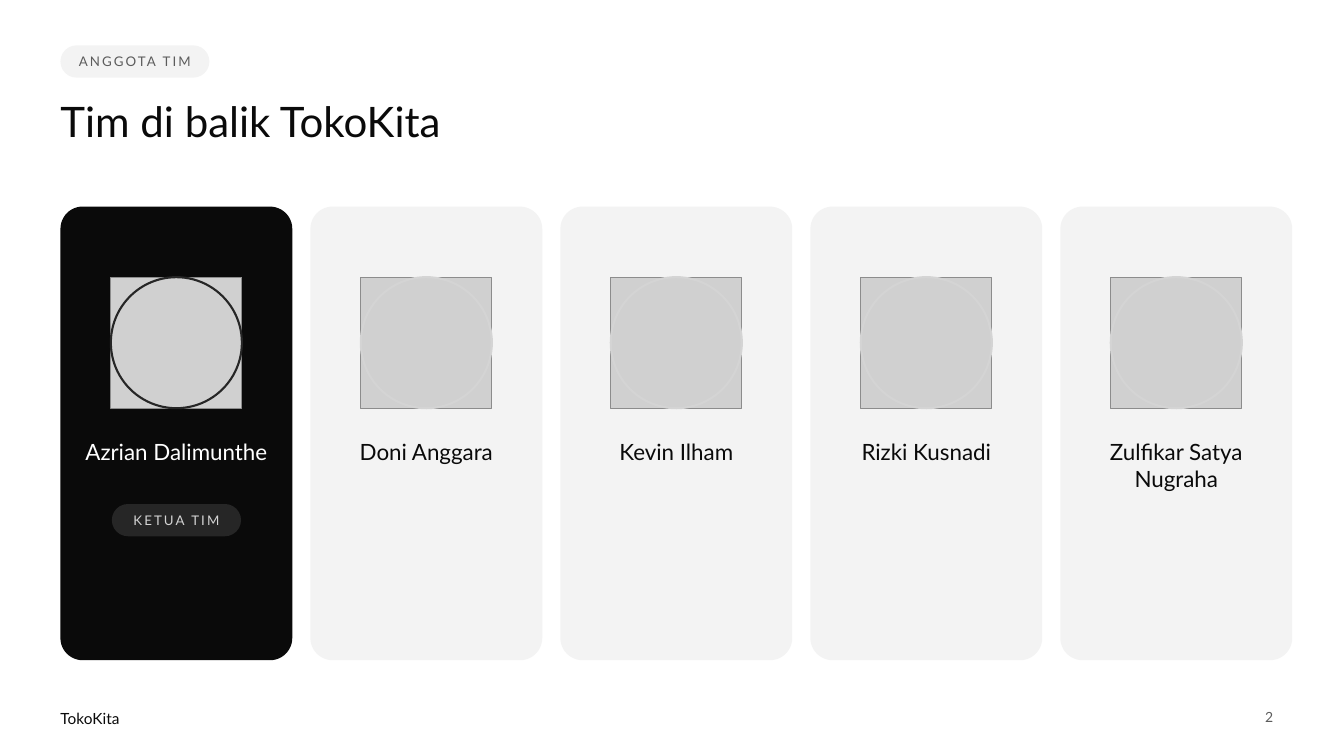
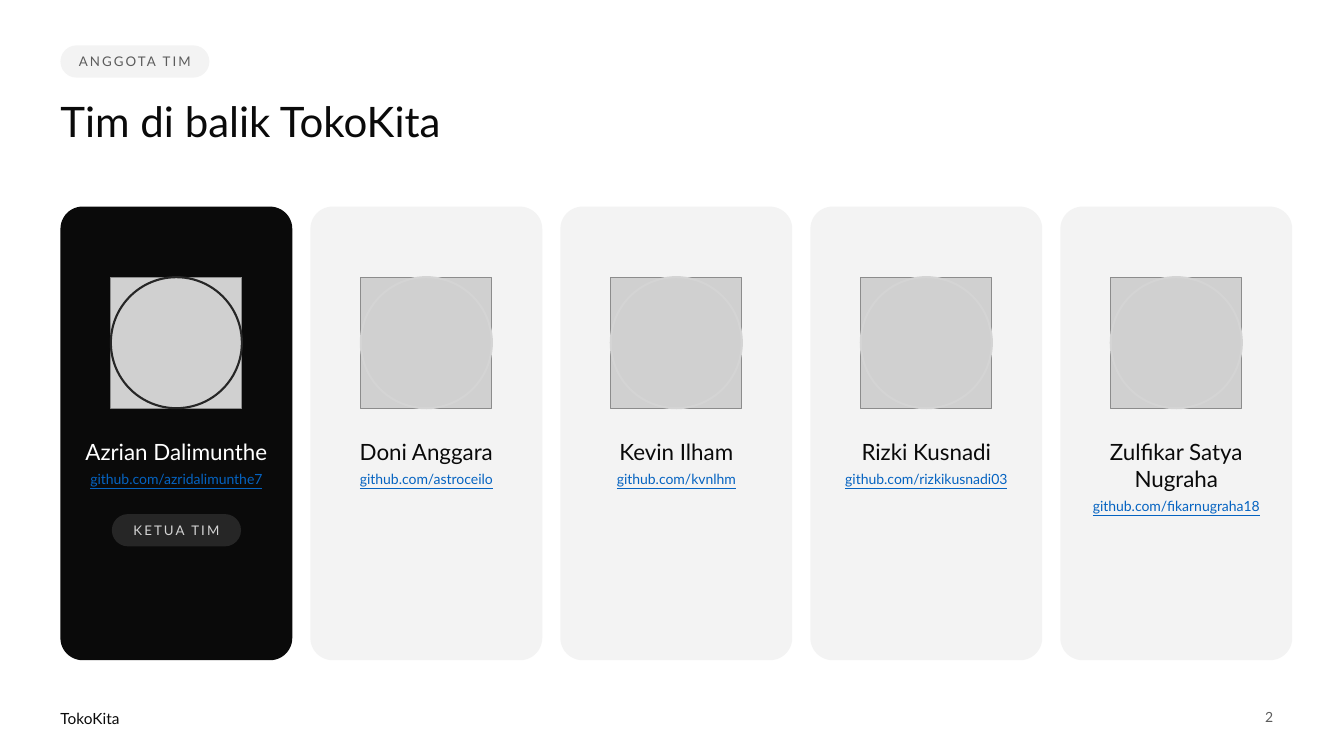
Before and after one commit to Magang-Project-Cmlabs/ecommerce, a slide deck: slide 2 of docs/Presentasi_ECommerce_TokoKita.pptx. Drawn at 1344x756 pixels with LibreOffice and Linux fonts; fonts in the diff are those of the drawing; grey boxes stand for pictures. Boxes give left, top, right and bottom in pixels: in the first picture for what was removed or moved away, otherwise in the second. Text is boxed around its words. In the diff, an @@ line names an element or a change of style, - is before the commit and + after.

```diff
--- a/docs/Presentasi_ECommerce_TokoKita.pptx
+++ b/docs/Presentasi_ECommerce_TokoKita.pptx
@@ text "Rizki Kusnadi": place and size @@
-text "Rizki Kusnadi" at (862, 443, 991, 460)
+text "Rizki Kusnadi" at (845, 443, 1007, 487)
@@ text "Zulfikar Satya Nugraha": place and size @@
-text "Zulfikar Satya Nugraha" at (1110, 443, 1242, 491)
+text "Zulfikar Satya Nugraha" at (1093, 443, 1260, 514)
@@ text at (90, 473, 262, 487): paragraph added @@
+github.com/azridalimunthe7
@@ text at (360, 473, 493, 487): paragraph added @@
+github.com/astroceilo
@@ text at (617, 473, 736, 487): paragraph added @@
+github.com/kvnlhm
@@ text at (845, 473, 1007, 487): paragraph added @@
+github.com/rizkikusnadi03
@@ text at (1093, 500, 1260, 514): paragraph added @@
+github.com/fikarnugraha18
@@ text "KETUA TIM": place and size @@
-text "KETUA TIM" at (133, 515, 219, 525)
+text "KETUA TIM" at (133, 525, 219, 535)
@@ rounded rectangle: place and size @@
-rounded rectangle at (112, 504, 241, 536)
+rounded rectangle at (112, 514, 241, 546)
```
Also in this commit, not shown: 3 other files.
